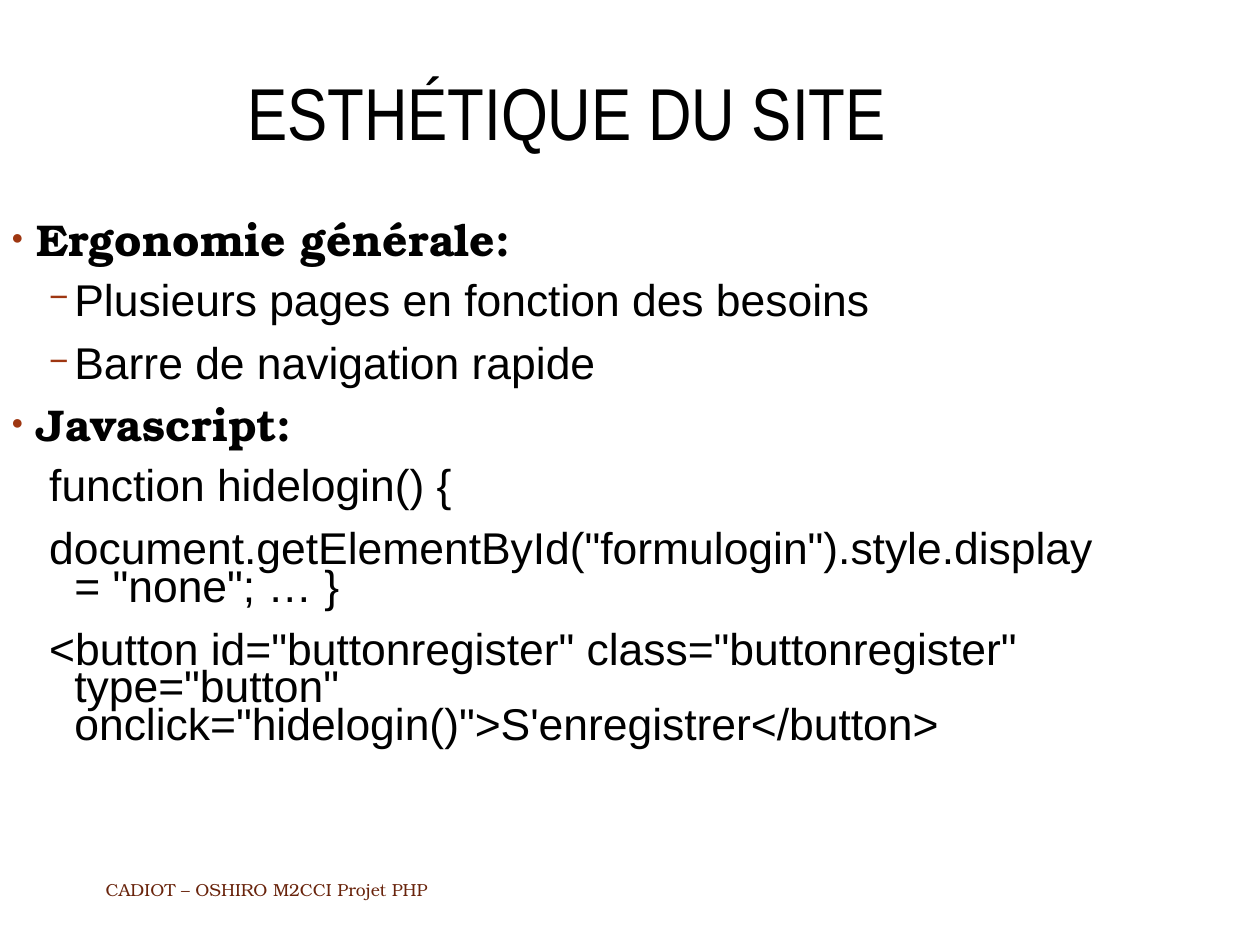
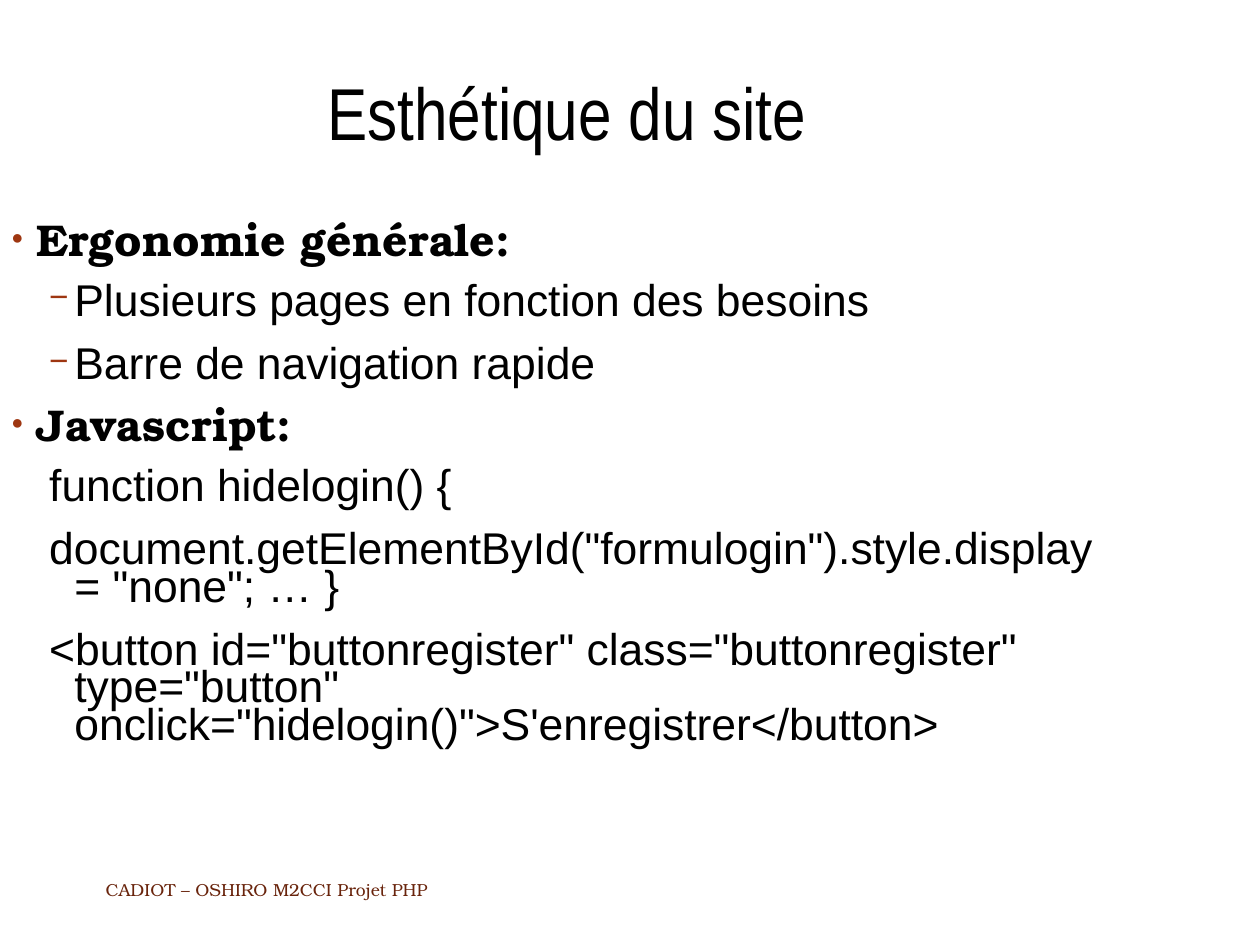
Before and after one commit to AzzakFeed/projetjava, a slide deck: slide 7 of ODT_Projet_PHP.odp. Drawn at 1260x945 pixels with LibreOffice and Linux fonts; fonts in the diff are those of the drawing; background and template pictures are left out. Boxes give left, top, right and bottom in pixels: in the first picture for what was removed or moved away, otherwise in the second. Text is boxed around its words. In the diff, an @@ line names an element or a change of style, - is before the commit and + after.

```diff
--- a/ODT_Projet_PHP.odp
+++ b/ODT_Projet_PHP.odp
@@ title at [327,86,806,154]: text changed @@
-ESTHÉTIQUE DU SITE
+Esthétique du site
```
Also in this commit, not shown: 6 other slides changed.
